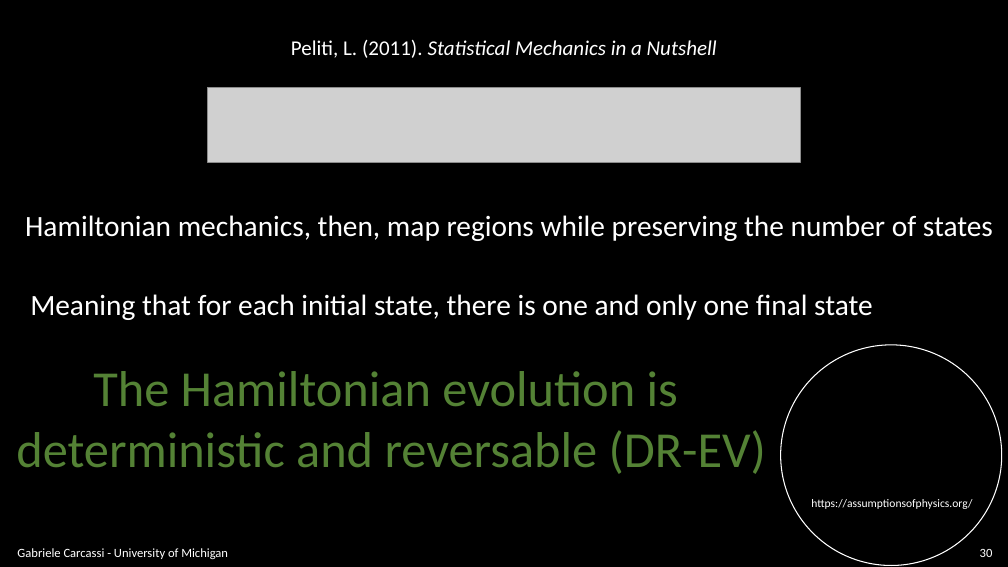
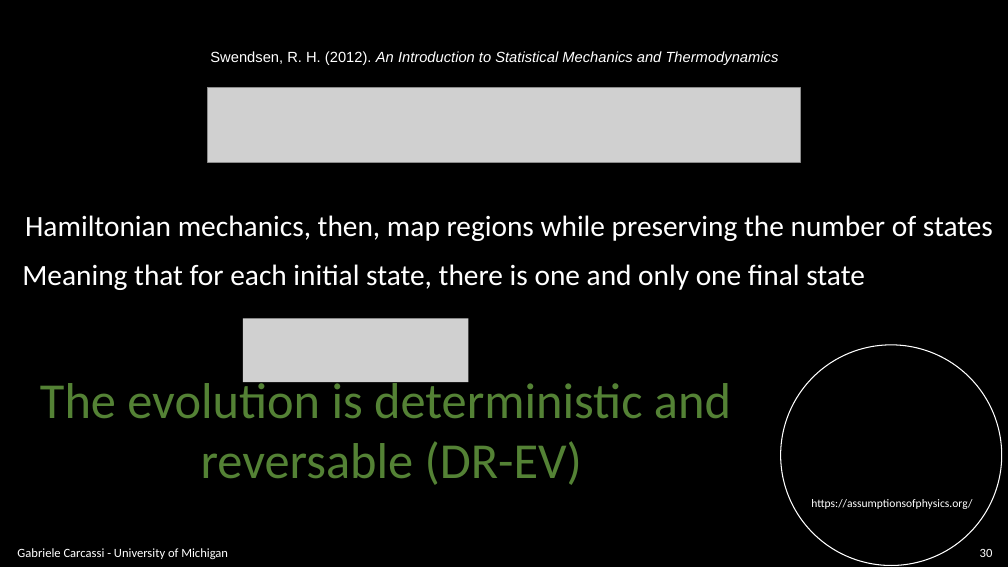
Before and after one commit to assumptionsofphysics/slides, a slide deck: slide 30 of BookCompanions-v2/RP-Class-3.pptx. Drawn at 1008x567 pixels with LibreOffice and Linux fonts; fonts in the diff are those of the drawing; grey boxes stand for pictures; background and template pictures are left out. Boxes give left, top, right and bottom in pixels: in the first picture for what was removed or moved away, otherwise in the second. Text is boxed around its words. In the diff, an @@ line names an element or a change of style, - is before the commit and + after.

```diff
--- a/BookCompanions-v2/RP-Class-3.pptx
+++ b/BookCompanions-v2/RP-Class-3.pptx
@@ text added at [210,51,779,65], 14 pt, text #FFFFFF, italic @@
+Swendsen, R. H. (2012). An Introduction to Statistical Mechanics and Thermodynamics
@@ text removed at [291,40,717,58] @@
-Peliti, L. (2011). Statistical Mechanics in a Nutshell
@@ text "Meaning that for each initial ...": place and size @@
-text "Meaning that for each initial ..." at [30,294,873,320]
+text "Meaning that for each initial ..." at [22,264,865,290]
@@ picture added at [243,318,468,382] @@
@@ text at [40,376,731,485]: text changed @@
-The Hamiltonian evolution is
-deterministic and reversable (DR-EV)
+The evolution is deterministic and
+reversable (DR-EV)
```
Also in this commit, not shown: 30 other slides changed, 6 slides added, 1 slide removed.
